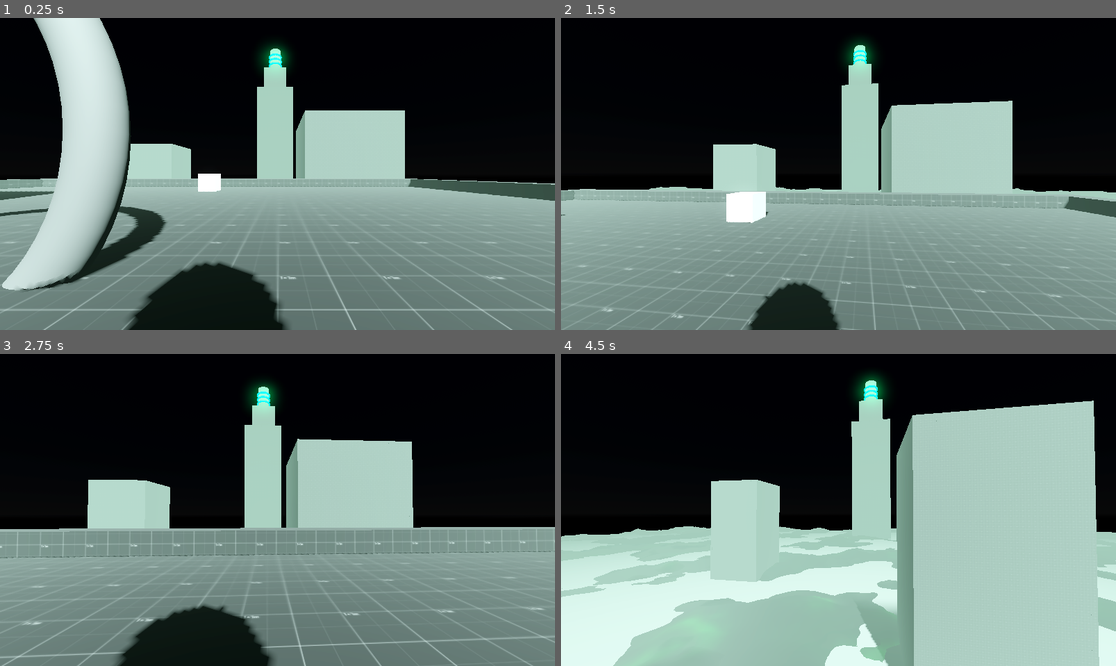
Above: before the commit, frames 1-4 (two rows, left to right).
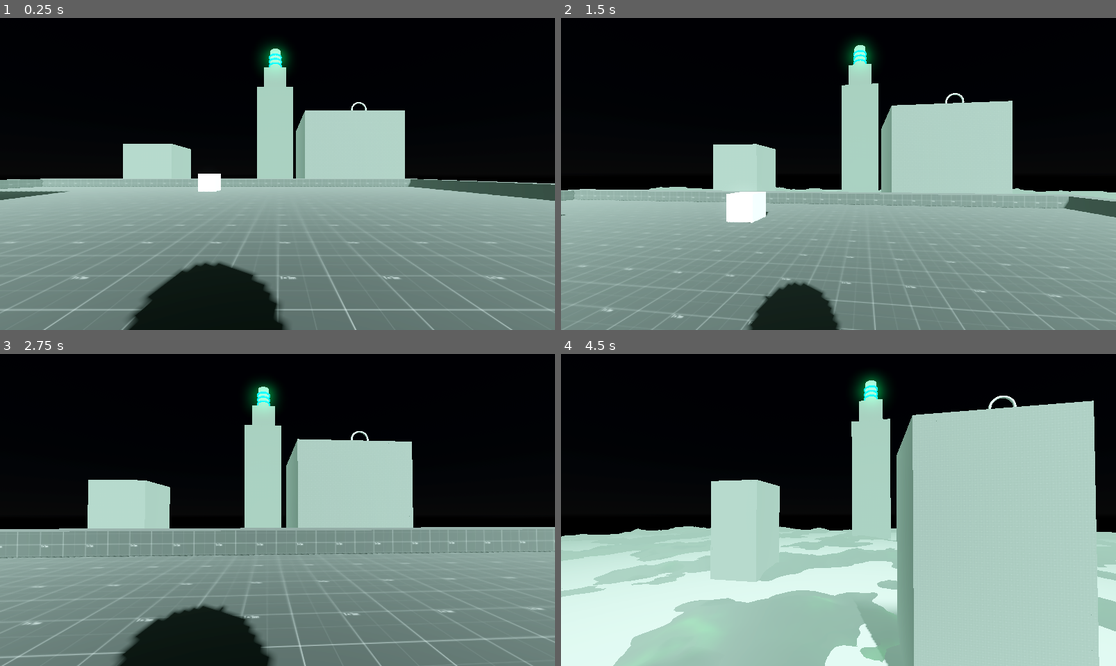
Above: after the commit, the same moments.

Repository: RuffledPlume/GWF-78
Game: Godot game, scene res://Levels/Sandbox.tscn
The game is run twice, just before and just after one commit, with the same random seed, the same clock (stepped at 60 frames per second) and the same inputs.
Inputs (mouse positions are in pixels of both pictures, inside the frame that each line leads up to):
- Up to frame 1 (0.25 s): no input
- Up to frame 2 (1.5 s): tap Enter at 0.5 s; move the mouse to (866, 174) at 0.52 s; hold W (Forward) from 0.53 s (still down); click (866, 174) at 0.6 s; tap Space (Jump) at 0.77 s; move the mouse to (810, 174) at 1.27 s; click (810, 174) at 1.35 s
- Up to frame 3 (2.75 s): keep holding W (Forward); tap Space (Jump) at 1.52 s; move the mouse to (288, 503) at 2.02 s; click (288, 503) at 2.1 s
- Up to frame 4 (4.5 s): keep holding W (Forward); move the mouse to (832, 516) at 2.77 s; click (832, 516) at 2.85 s; tap Space (Jump) at 3.02, 3.77 s; move the mouse to (877, 513) at 3.52 s; click (877, 513) at 3.6 s; move the mouse to (794, 506) at 4.27 s; click (794, 506) at 4.35 s

The runs differ from the first frame. In frame 1, 11% of the frame differs, in the area x 0-67%, y 0-88%; in frame 2, less than 0.1%; in frame 3, less than 0.1%; in frame 4, less than 0.1%.

Commit message:
Two Way Teleporters
Teleporting working both ways

Diff:
--- a/Levels/Sandbox.tscn
+++ b/Levels/Sandbox.tscn
@@ -401,17 +401,13 @@
 transform = Transform3D(1, 0, 0, 0, 1, 0, 0, 0, 1, 0, 51, -10)
 
 [node name="Teleporter" parent="." instance=ExtResource("5_lvwsf")]
-transform = Transform3D(1, 0, 0, 0, 1, 0, 0, 0, 1, 0, 51.9, 0)
-
-[node name="PointB" parent="Teleporter" index="3"]
-transform = Transform3D(1, 0, 0, 0, 1, 0, 0, 0, 1, 28, 24.3153, -63.8)
-
-[node name="Teleporter2" parent="." instance=ExtResource("5_lvwsf")]
-transform = Transform3D(0.5, 0, 0.866025, 0, 1, 0, -0.866025, 0, 0.5, 17.9778, 71.7316, -85.1455)
-
-[node name="PointB" parent="Teleporter2" index="3"]
-transform = Transform3D(1, 0, 0, 0, 1, 0, 0, 0, 1, 5.13858, 5.31527, -112.3)
+transform = Transform3D(1, 0, 0, 0, 1, 0, 0, 0, 1, 10, 51, 4)
+
+[node name="TeleporterA" parent="Teleporter" index="0"]
+transform = Transform3D(1, 0, 0, 0, 1, 0, 0, 0, 1, 0, 1, 0)
+
+[node name="TeleporterB" parent="Teleporter" index="1"]
+transform = Transform3D(1, 0, 0, 0, 1, 0, 0, 0, 1, 20, 21, -67)
 
 [editable path="Player"]
 [editable path="Teleporter"]
-[editable path="Teleporter2"]
--- a/Prefabs/teleporter.tscn
+++ b/Prefabs/teleporter.tscn
@@ -8,23 +8,42 @@
 inner_radius = 2.0
 outer_radius = 2.5
 
-[node name="Teleporter" type="Area3D"]
+[sub_resource type="BoxShape3D" id="BoxShape3D_dy0tn"]
+
+[node name="Teleporter" type="Node3D"]
+
+[node name="TeleporterA" type="Area3D" parent="."]
 gravity = 0.0
 script = ExtResource("1_h3a3j")
 
-[node name="CollisionShape3D" type="CollisionShape3D" parent="."]
+[node name="CollisionShape3D" type="CollisionShape3D" parent="TeleporterA"]
 transform = Transform3D(3, 0, 0, 0, 3, 0, 0, 0, 3, 0, 0, 0)
 shape = SubResource("BoxShape3D_i0tk0")
 
-[node name="Torus" type="MeshInstance3D" parent="."]
+[node name="TorusA" type="MeshInstance3D" parent="TeleporterA"]
 transform = Transform3D(1, 0, 0, 0, -4.37114e-08, -1, 0, 1, -4.37114e-08, 0, 0, 0)
 mesh = SubResource("TorusMesh_nipnd")
 skeleton = NodePath("")
 
-[node name="PointA" type="Node3D" parent="."]
+[node name="PointA" type="Node3D" parent="TeleporterA/TorusA"]
+transform = Transform3D(1, 0, 0, 0, -4.37114e-08, 1, 0, -1, -4.37114e-08, 0, -8.74228e-08, -2)
 
-[node name="PointB" type="Node3D" parent="."]
-transform = Transform3D(1, 0, 0, 0, 1, 0, 0, 0, 1, 0, 5.31527, -12.8)
+[node name="TeleporterB" type="Area3D" parent="."]
+transform = Transform3D(1, 0, 0, 0, 1, 0, 0, 0, 1, 0, 0, -15)
 
-[connection signal="body_entered" from="." to="." method="_on_body_entered"]
-[connection signal="body_exited" from="." to="." method="_on_body_exited"]
+[node name="CollisionShape3D" type="CollisionShape3D" parent="TeleporterB"]
+transform = Transform3D(3, 0, 0, 0, 3, 0, 0, 0, 3, 0, 0, 0)
+shape = SubResource("BoxShape3D_dy0tn")
+
+[node name="TorusB" type="MeshInstance3D" parent="TeleporterB"]
+transform = Transform3D(1, 0, 0, 0, -4.37114e-08, -1, 0, 1, -4.37114e-08, 0, 0, 0)
+mesh = SubResource("TorusMesh_nipnd")
+skeleton = NodePath("")
+
+[node name="PointB" type="Node3D" parent="TeleporterB/TorusB"]
+transform = Transform3D(1, 0, 0, 0, -4.37114e-08, 1, 0, -1, -4.37114e-08, 0, 0, -2)
+
+[connection signal="body_entered" from="TeleporterA" to="TeleporterA" method="_on_body_entered"]
+[connection signal="body_exited" from="TeleporterA" to="TeleporterA" method="_on_body_exited"]
+[connection signal="body_entered" from="TeleporterB" to="TeleporterA" method="_on_teleporter_b_body_entered"]
+[connection signal="body_exited" from="TeleporterB" to="TeleporterA" method="_on_teleporter_b_body_exited"]
--- a/Scripts/teleporter.gd
+++ b/Scripts/teleporter.gd
@@ -1,28 +1,50 @@
 extends Area3D
-class_name Teleporter
 
-var is_within: bool = false
-var is_teleporting: bool = false
 
-@onready var point_a: Node3D = $PointA
-@onready var point_b: Node3D = $PointB
+var is_within_a: bool = false
+var is_within_b: bool = false
+var is_teleporting_from_a: bool = false
+var is_teleporting_from_b: bool = false
+
+@onready var point_a: Node3D = $TorusA/PointA
+@onready var point_b: Node3D = $"../TeleporterB/TorusB/PointB"
+
 
 
 func _process(delta: float) -> void:
-	var distance = point_b.global_position.distance_to(Player.instance.global_position)
-	if is_within and Input.is_action_just_pressed("Interact"):
+
+	var distance_to_a = point_a.global_position.distance_to(Player.instance.global_position)
+	var distance_to_b = point_b.global_position.distance_to(Player.instance.global_position)
+
+	if is_within_a and Input.is_action_just_pressed("Interact"):
 		print("Teleporting")
-		is_teleporting = true
-	if is_teleporting:
-		Player.instance.global_position = lerp(Player.instance.global_position, point_b.global_position, delta * 3)
-	if distance <= 5.0:
-		is_teleporting = false
+		is_teleporting_from_a = true
+	if is_teleporting_from_a:
+		Player.instance.global_position = lerp(Player.instance.global_position, point_b.global_position, delta * 5)
+		if distance_to_b <= 2.0:
+			is_teleporting_from_a = false
+
+	if is_within_b and Input.is_action_just_pressed("Interact"):
+		print("Teleporting")
+		is_teleporting_from_b = true
+	if is_teleporting_from_b:
+		Player.instance.global_position = lerp(Player.instance.global_position, point_a.global_position, delta * 5)
+		if distance_to_a <= 2.0:
+			is_teleporting_from_b = false
 
 
 func _on_body_entered(body: Node3D) -> void:
 	if body == Player.instance:
 		print("Player in bounds")
-		is_within = true
+		is_within_a = true
 
 func _on_body_exited(body: Node3D) -> void:
-	is_within = false
+	is_within_a = false
+
+func _on_teleporter_b_body_entered(body: Node3D) -> void:
+	if body == Player.instance:
+		print("Player in bounds")
+		is_within_b = true
+
+func _on_teleporter_b_body_exited(body: Node3D) -> void:
+	is_within_b = false
Not shown: 1 places in Prefabs/teleporter.tscn that only renumber resources
